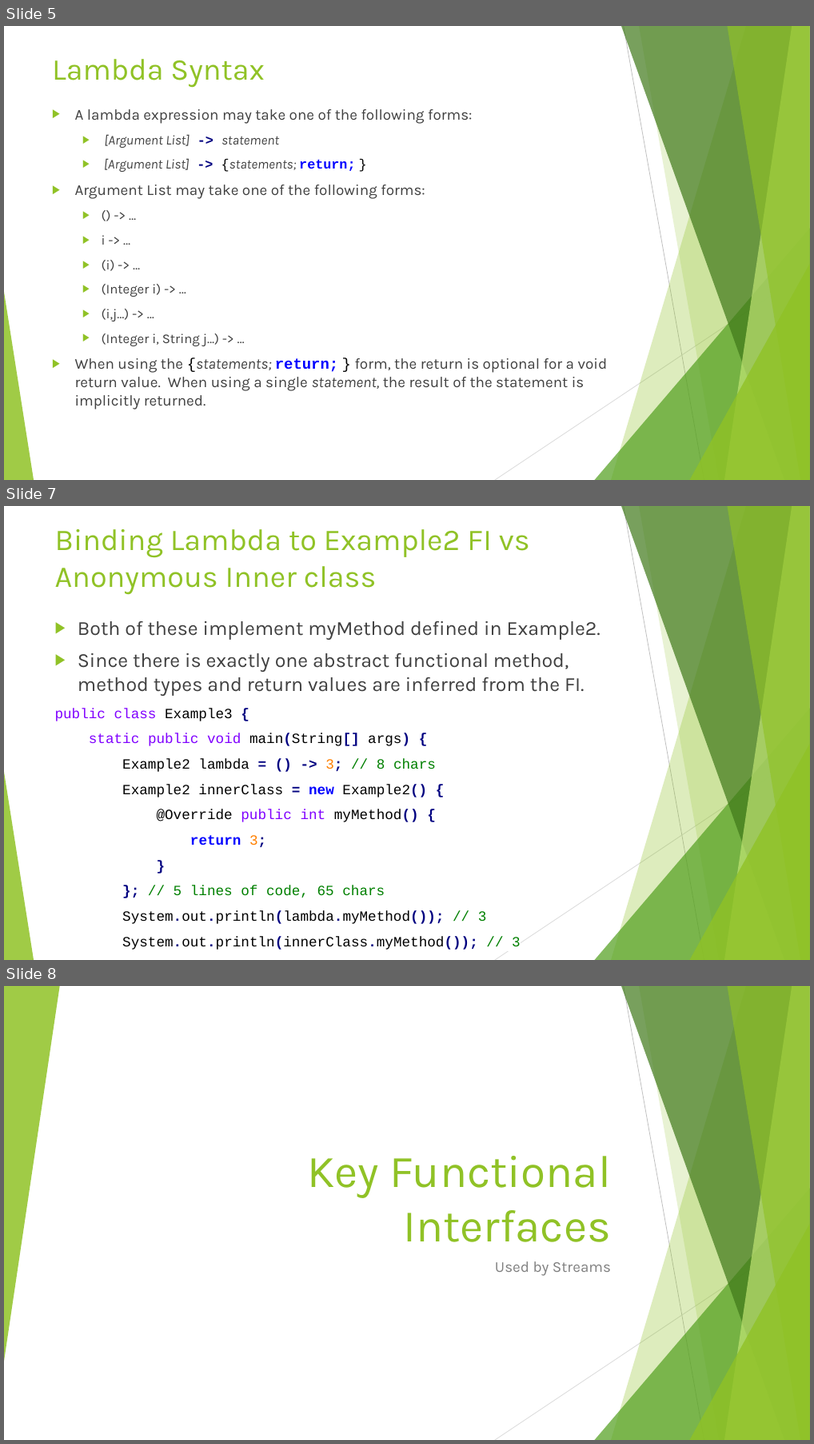
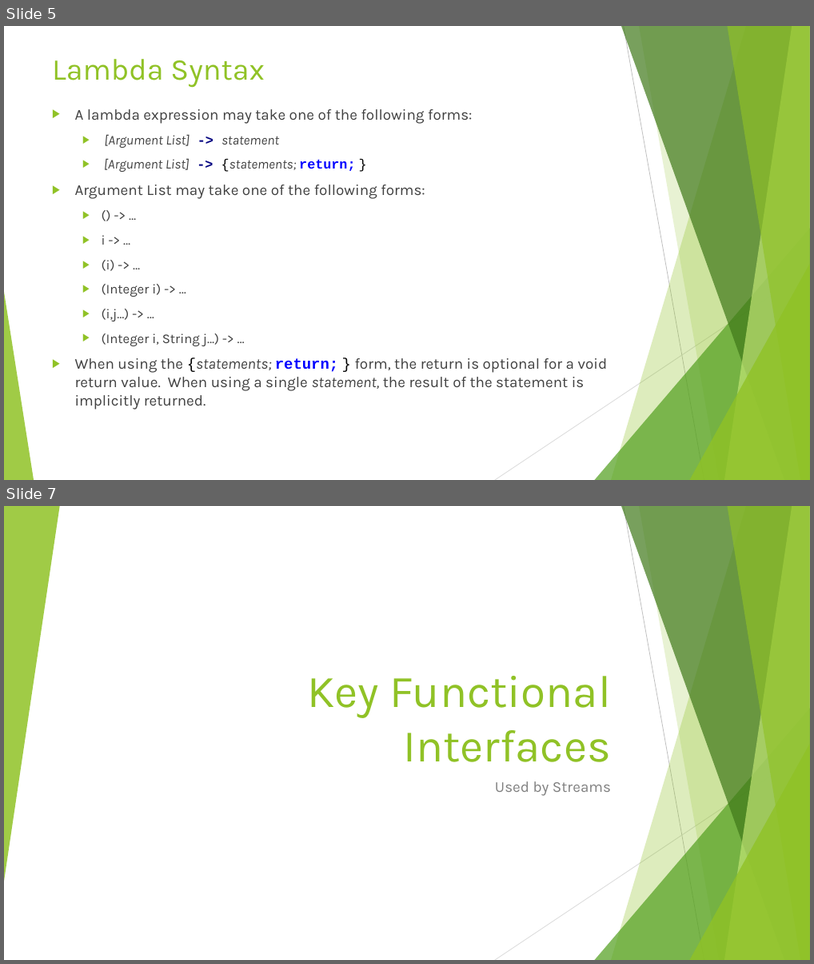
Before and after one commit to RichardRoda/2017-CodePaLOUsa-Lambda, a slide deck: Learning to Love the Lambda in the Stream.pptx. Shown one above the other, each under a label of ours: slides 5, 7 and 8 before the commit, slides 5 and 7 after it; the slides between them are not shown. The pictures are 814x1444 and 814x964 pixels, drawn with LibreOffice and Linux fonts; fonts in the diff are those of the drawing. Boxes give left, top, right and bottom in pixels: in the first picture for what was removed or moved away, otherwise in the second. Text is boxed around its words. In the diff, an @@ line names an element or a change of style, - is before the commit and + after.

```diff
--- a/Learning to Love the Lambda in the Stream.pptx
+++ b/Learning to Love the Lambda in the Stream.pptx
@@ slide 7 removed at (4, 506, 810, 960), background #FFFFFF; not listed: 10 template elements that a slide beside it also shows @@
@@ title removed at (55, 529, 530, 594) @@
-Binding Lambda to Example2 FI vs Anonymous Inner class
@@ text removed at (55, 621, 601, 949) @@
-▶ Both of these implement myMethod defined in Example2.
-▶ Since there is exactly one abstract functional method, method types and return values are inferred from the FI.
-public class Example3 {
-static public void main(String[] args) {
-Example2 lambda = () -> 3; // 8 chars
-Example2 innerClass = new Example2() {
-@Override public int myMethod() {
-return 3;
-}
-}; // 5 lines of code, 65 chars
-System.out.println(lambda.myMethod()); // 3
-System.out.println(innerClass.myMethod()); // 3
-}
-}
@@ what was slide 8 is now slide 7 @@
```
Also in this commit, not shown: 13 slides changed, 3 slides added, 1 other file.
